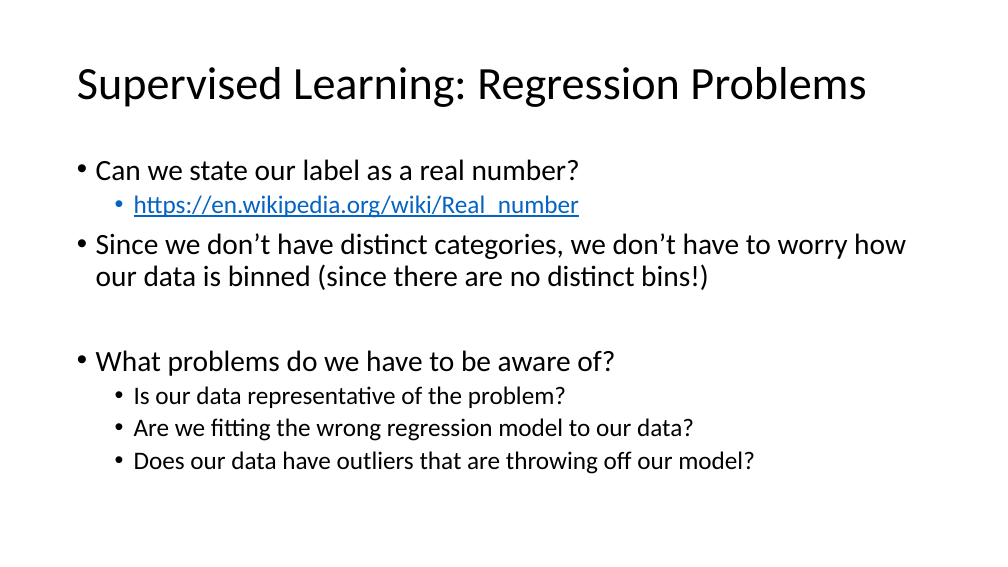
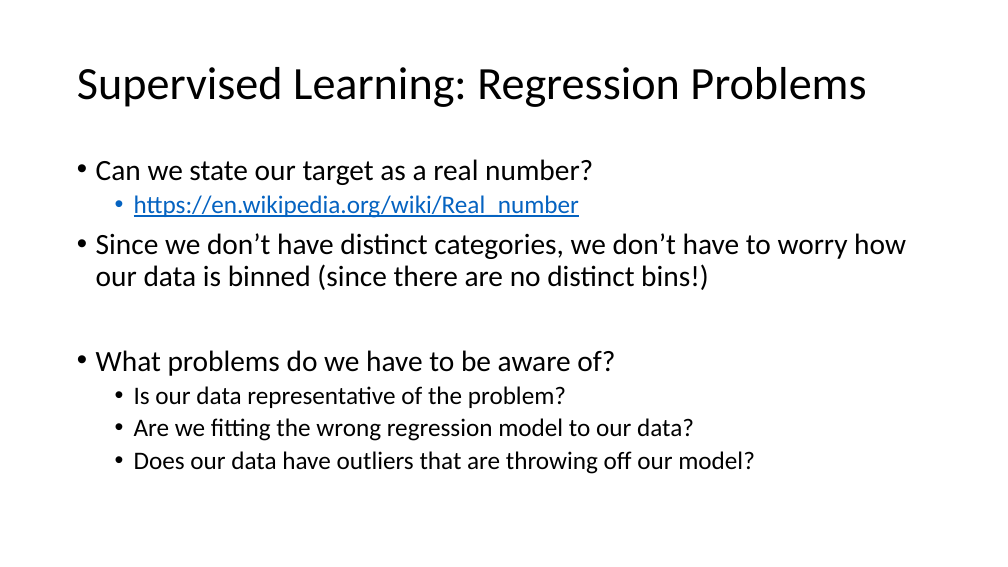
Before and after one commit to fredhutchio/python_intro_hdc, a slide deck: slide 20 of slides/Intro to Machine Learning.pptx. Drawn at 1008x567 pixels with LibreOffice and Linux fonts; fonts in the diff are those of the drawing. Boxes give left, top, right and bottom in pixels: in the first picture for what was removed or moved away, otherwise in the second. Text is boxed around its words. In the diff, an @@ line names an element or a change of style, - is before the commit and + after.

Commit message:
updated slides
moving from terminology 'label' to 'target' or 'outcome' for supervised learning

```diff
--- a/slides/Intro to Machine Learning.pptx
+++ b/slides/Intro to Machine Learning.pptx
@@ text at (x1=96, y1=159, x2=593, y2=185): text changed @@
-• Can we state our label as a real number?
+• Can we state our target as a real number?
```
Also in this commit, not shown: 4 other slides changed.
